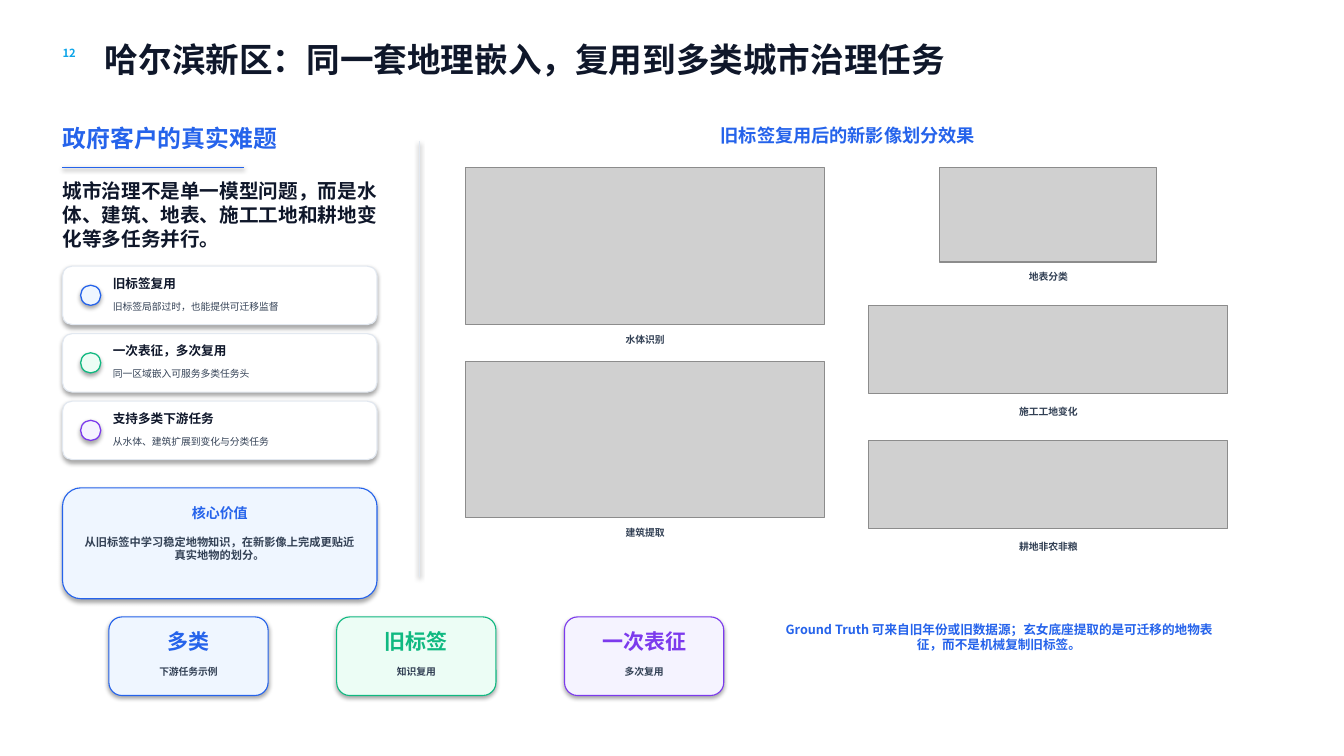
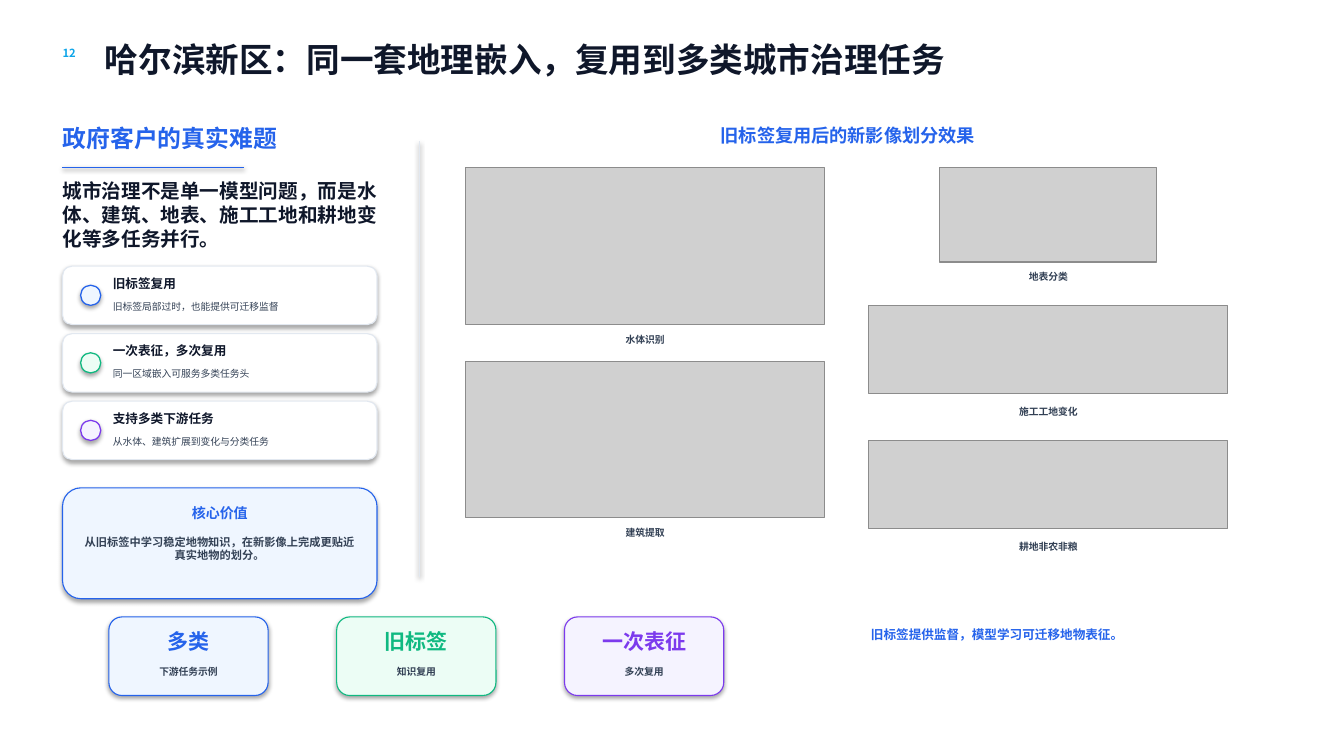
Before and after one commit to go-bananas-wwj/xuannv_embdding, a slide deck: slide 3 of docs/bp_deck/outputs/玄女科技BP_能力案例_v0.2.pptx. Drawn at 1344x756 pixels with LibreOffice and Linux fonts; fonts in the diff are those of the drawing; grey boxes stand for pictures. Boxes give left, top, right and bottom in pixels: in the first picture for what was removed or moved away, otherwise in the second. Text is boxed around its words. In the diff, an @@ line names an element or a change of style, - is before the commit and + after.

```diff
--- a/docs/bp_deck/outputs/玄女科技BP_能力案例_v0.2.pptx
+++ b/docs/bp_deck/outputs/玄女科技BP_能力案例_v0.2.pptx
@@ text at (x1=871, y1=628, x2=1123, y2=641): text changed @@
-Ground Truth 可来自旧年份或旧数据源；玄女底座提取的是可迁移的地物表征，而不是机械复制旧标签。
+旧标签提供监督，模型学习可迁移地物表征。
```
Also in this commit, not shown: 1 other file.
